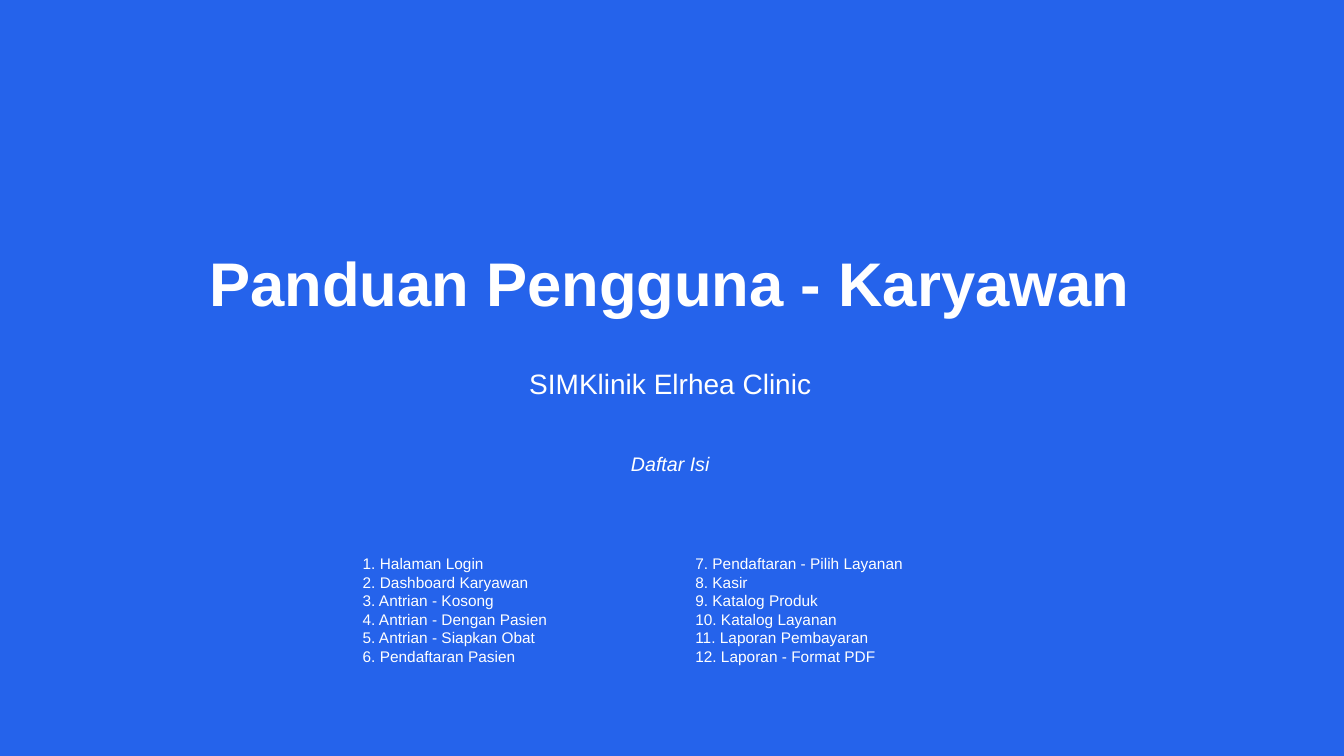
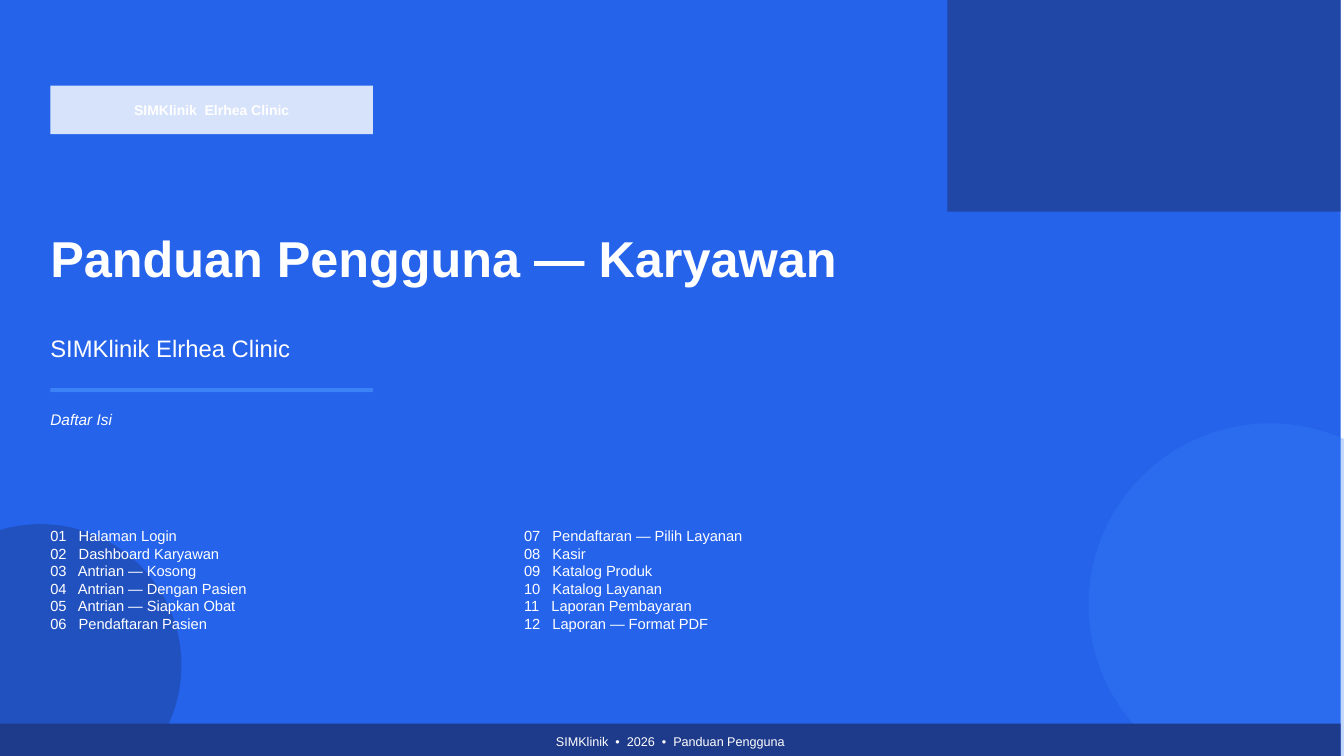
Before and after one commit to NixFester/demo-clinic, a slide deck: slide 1 of dokumen/karyawan.pptx. Drawn at 1344x756 pixels with LibreOffice and Linux fonts; fonts in the diff are those of the drawing. Boxes give left, top, right and bottom in pixels: in the first picture for what was removed or moved away, otherwise in the second. Text is boxed around its words. In the diff, an @@ line names an element or a change of style, - is before the commit and + after.

```diff
--- a/dokumen/karyawan.pptx
+++ b/dokumen/karyawan.pptx
@@ background #2563EB to #FFFFFF @@
@@ rectangle added at <box>0,0,1341,756</box>, fill #2563EB @@
@@ rectangle added at <box>948,0,1341,212</box>, fill #1E3A8A at 70% opacity @@
@@ rectangle added at <box>50,86,373,134</box>, fill #FFFFFF at 82% opacity @@
@@ text at <box>50,240,837,287</box>: text changed; size 44 to 36 pt @@
-Panduan Pengguna - Karyawan
+Panduan Pengguna — Karyawan
@@ text "SIMKlinik Elrhea Clinic": place and size @@
-text "SIMKlinik Elrhea Clinic" at <box>529,373,812,395</box>
+text "SIMKlinik Elrhea Clinic" at <box>50,339,290,358</box>
@@ text "SIMKlinik Elrhea Clinic" at <box>50,339,290,358</box>: size 20 to 17 pt; alignment centre to left @@
@@ rectangle added at <box>50,388,373,392</box>, fill #3B82F6 @@
@@ text "Daftar Isi": place and size @@
-text "Daftar Isi" at <box>631,456,710,471</box>
+text "Daftar Isi" at <box>50,414,112,425</box>
@@ text "Daftar Isi" at <box>50,414,112,425</box>: size 14 to 11 pt; alignment centre to left @@
@@ ellipse added at <box>1089,423,1344,756</box>, fill #3B82F6 at 30% opacity @@
@@ ellipse added at <box>0,524,181,756</box>, fill #1E3A8A at 45% opacity @@
@@ text at <box>50,530,247,632</box>: text changed; size 11 to 10.5 pt @@
-1. Halaman Login
-2. Dashboard Karyawan
-3. Antrian - Kosong
-4. Antrian - Dengan Pasien
-5. Antrian - Siapkan Obat
-6. Pendaftaran Pasien
+01 Halaman Login
+02 Dashboard Karyawan
+03 Antrian — Kosong
+04 Antrian — Dengan Pasien
+05 Antrian — Siapkan Obat
+06 Pendaftaran Pasien
@@ text at <box>524,530,742,632</box>: text changed; size 11 to 10.5 pt @@
-7. Pendaftaran - Pilih Layanan
-8. Kasir
-9. Katalog Produk
-10. Katalog Layanan
-11. Laporan Pembayaran
-12. Laporan - Format PDF
+07 Pendaftaran — Pilih Layanan
+08 Kasir
+09 Katalog Produk
+10 Katalog Layanan
+11 Laporan Pembayaran
+12 Laporan — Format PDF
@@ rectangle added at <box>0,724,1341,756</box>, fill #1E3A8A @@
@@ text added at <box>556,737,784,749</box>, 9 pt, text #FFFFFF @@
+SIMKlinik • 2026 • Panduan Pengguna
```
Also in this commit, not shown: 25 other slides changed, 23 other files.
